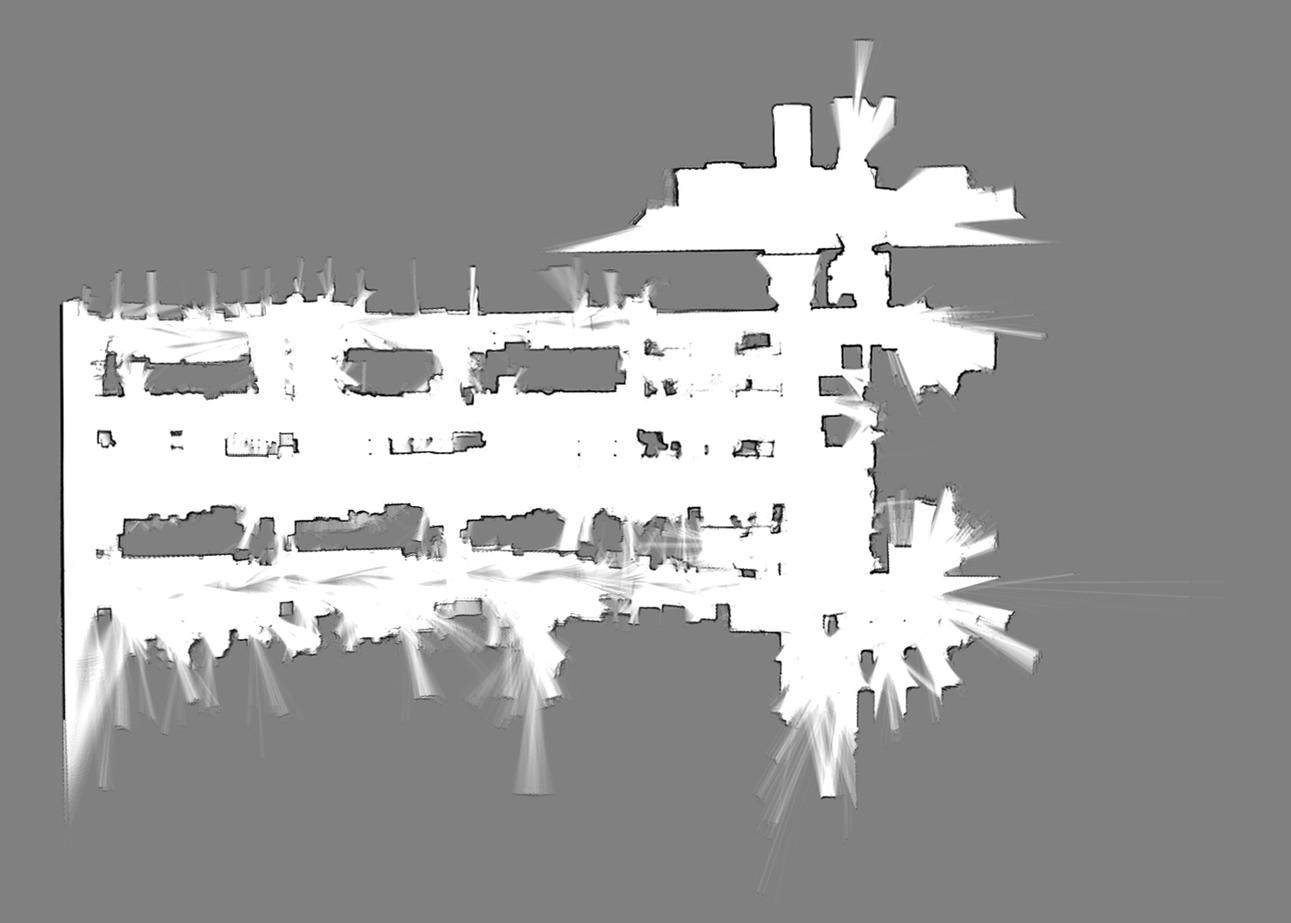
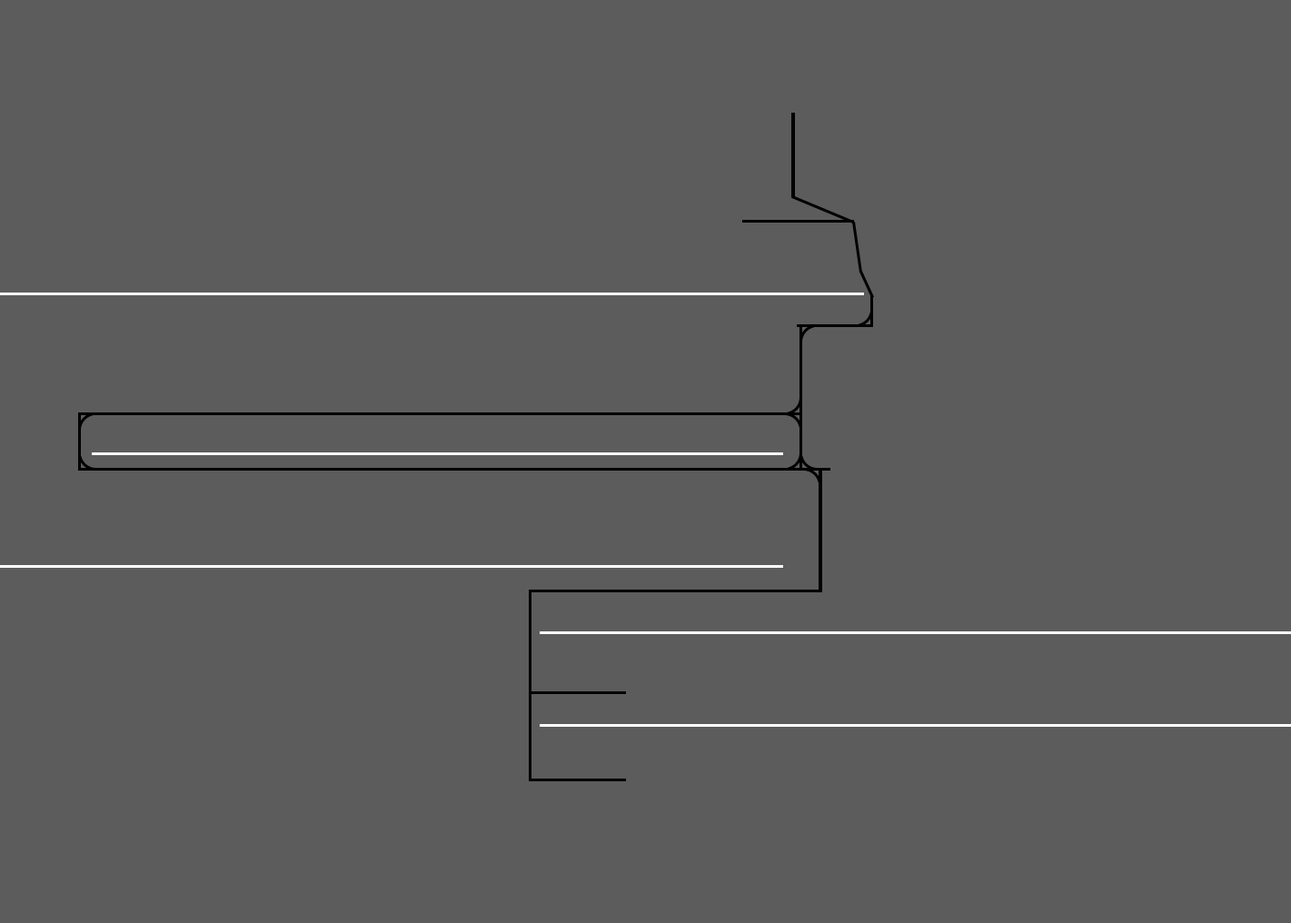
Two versions of the same layered image (1291 x 923). Layer-by-layer changes:
showed group "path" (32 layers) over bbox(0, 0, 1291, 923)
added layer "形状 16 拷贝 7" in group "path" over bbox(539, 723, 1291, 727)
added layer "形状 16 拷贝 6" in group "path" over bbox(545, 631, 1291, 635)
added layer "形状 16 拷贝 5" in group "path" over bbox(0, 565, 783, 568)
painted on "形状 16 拷贝 2" over bbox(0, 292, 148, 296)
painted on "形状 15" over bbox(818, 569, 823, 593)
added layer "形状 26" in group "path" over bbox(528, 589, 532, 782)
added layer "形状 27 拷贝" in group "path" over bbox(528, 778, 626, 782)
added layer "形状 27" in group "path" over bbox(528, 691, 626, 695)
added layer "形状 25" in group "path" over bbox(528, 589, 822, 593)
added layer "图层 4" above "背景" over bbox(212, 326, 1032, 923)
